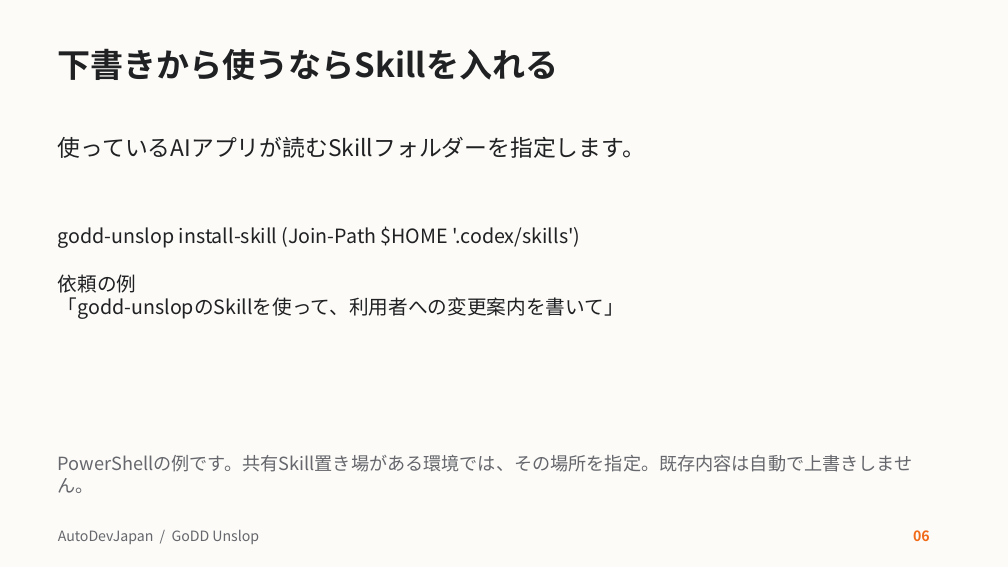
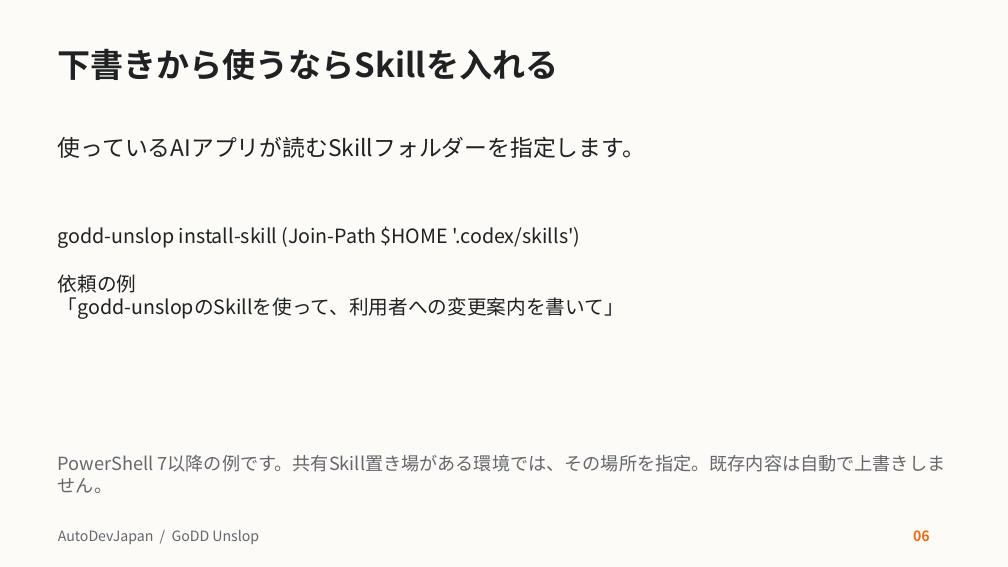
Before and after one commit to AutoDevJapan/GoDD-Unslop, a slide deck: slide 6 of docs/user-guide.pptx. Drawn at 1008x567 pixels with LibreOffice and Linux fonts; fonts in the diff are those of the drawing. Boxes give left, top, right and bottom in pixels: in the first picture for what was removed or moved away, otherwise in the second. Text is boxed around its words. In the diff, an @@ line names an element or a change of style, - is before the commit and + after.

```diff
--- a/docs/user-guide.pptx
+++ b/docs/user-guide.pptx
@@ text at [58,454,945,493]: text changed @@
-PowerShellの例です。共有Skill置き場がある環境では、その場所を指定。既存内容は自動で上書きしません。
+PowerShell 7以降の例です。共有Skill置き場がある環境では、その場所を指定。既存内容は自動で上書きしません。
```
Also in this commit, not shown: 2 other slides changed, 1 other file.
